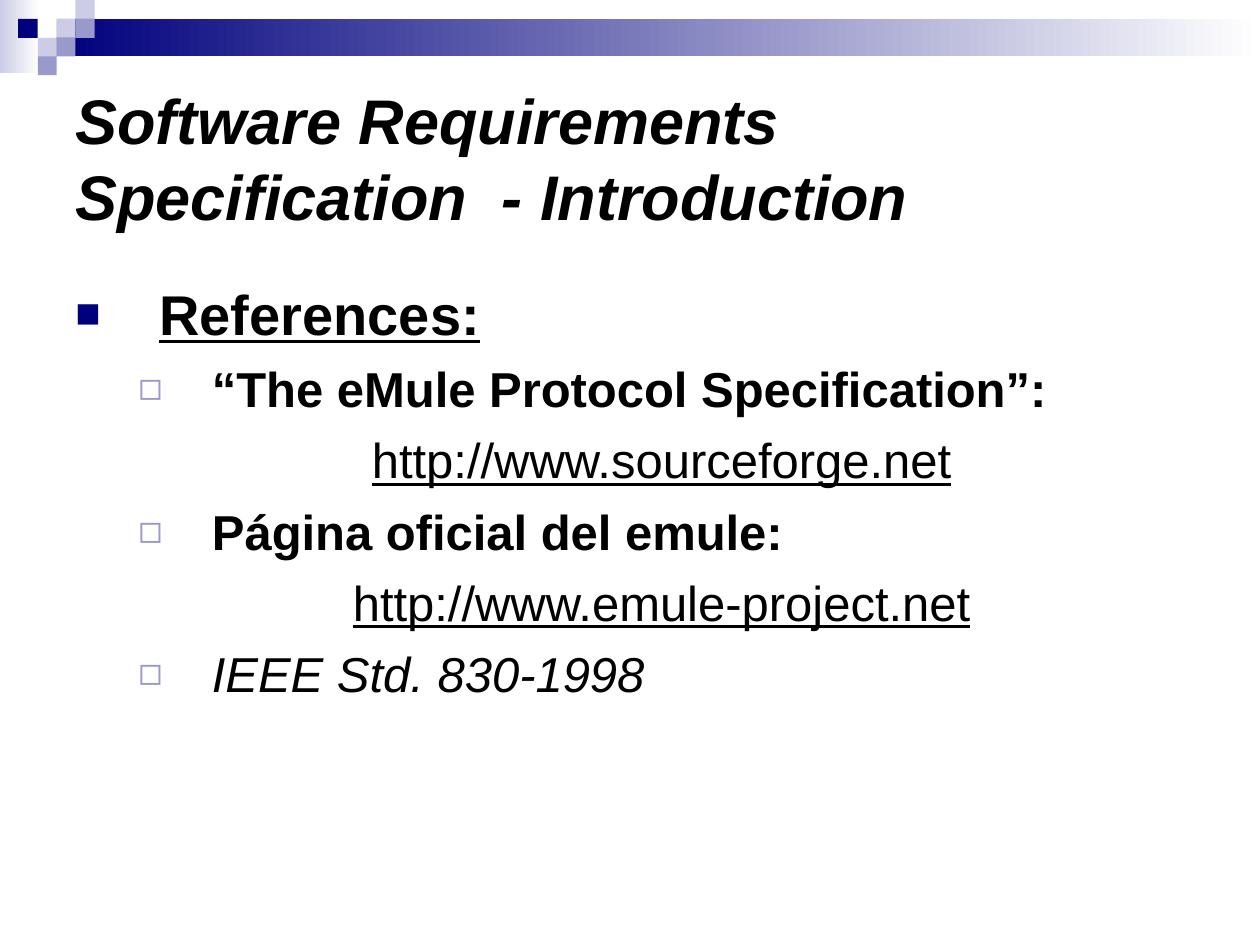
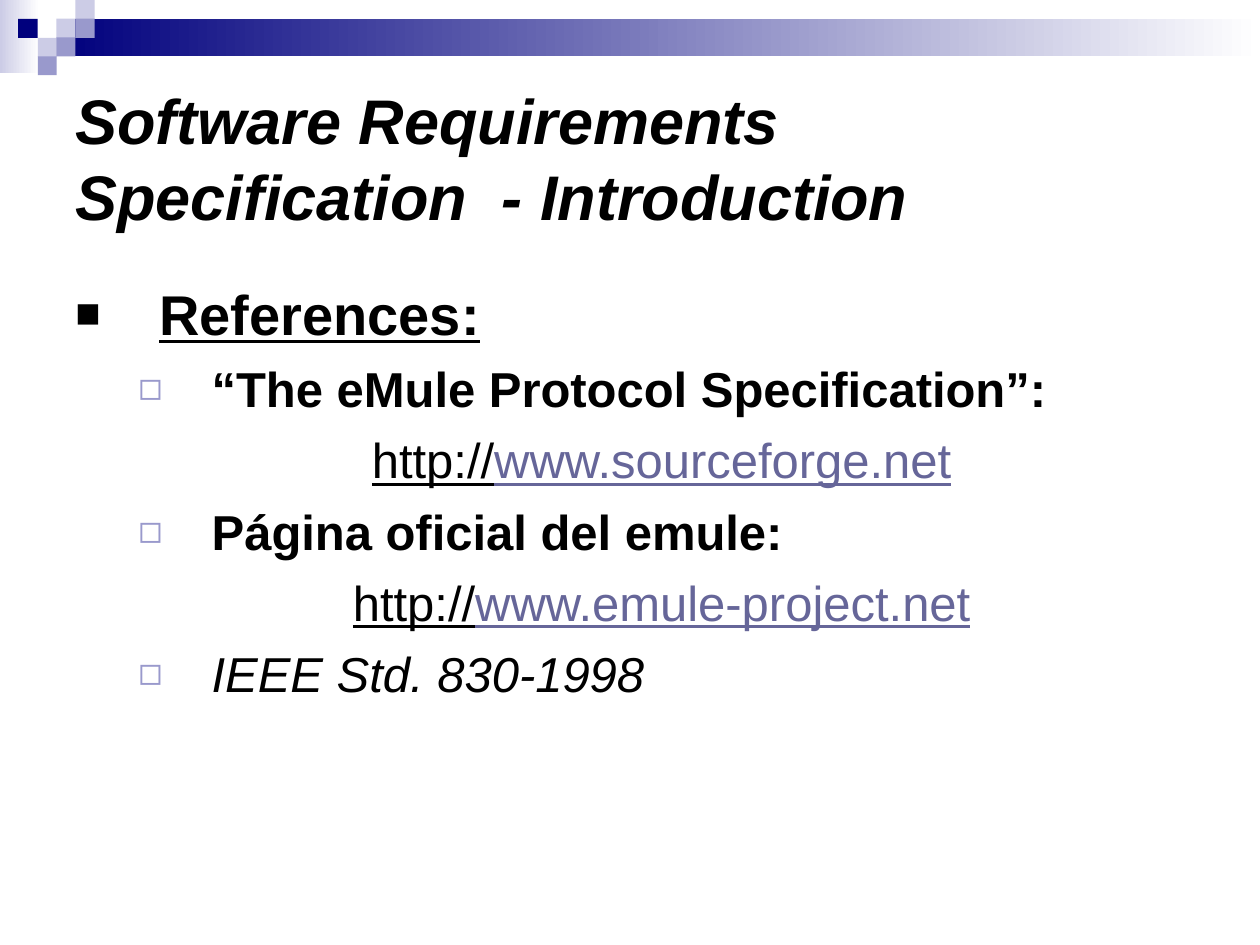
Before and after one commit to munsuri/egorilla, a slide deck: slide 11 of doc/PresentacionIS.ppt (slide 7 before the commit). Drawn at 1260x945 pixels with LibreOffice and Linux fonts; fonts in the diff are those of the drawing. Boxes give left, top, right and bottom in pixels: in the first picture for what was removed or moved away, otherwise in the second. Text is boxed around its words. In the diff, an @@ line names an element or a change of style, - is before the commit and + after.

```diff
--- a/doc/PresentacionIS.ppt
+++ b/doc/PresentacionIS.ppt
@@ text "References:" at [159, 294, 1046, 693]: text colour #000000 to #666699 in "http://www.sourceforge.net", "http://www.emule-project.net"; indent changed; bullet colour #00007D to #000000 @@
```
Also in this commit, not shown: 45 other slides changed, 4 slides added.
